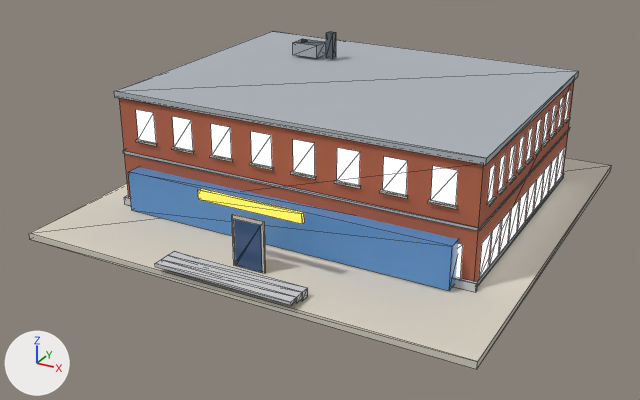
Renders of the glTF model public/models/x2/12.glb from each side of a commit.
Before and after are seen from a camera (50 mm lens) standing at (1.69, -3.32, 1.64) and looking at (-0.04, -0.17, 0.07). Lighting does not change. The marker at lower left points along +X, +Y and +Z. The first picture is the older version. Mesh edges are drawn as thin lines. Vertices at exactly the same position are counted once.

The scene before the commit, as lines of its bpy script (objects in view):
```python
me_b12_x2 = bpy.data.meshes.new('b12_x2')
me_b12_x2.from_pydata(...)  # 668 vertices, 483 faces; spans x -0.98..0.98, y -1.0..0.98, z 0.0..0.69
me_b12_x2.materials.append(mat_paving)
me_b12_x2.materials.append(mat_wall_brick)
me_b12_x2.materials.append(mat_roof_flat)
me_b12_x2.materials.append(mat_slab)
me_b12_x2.materials.append(mat_glow_window_shop)
me_b12_x2.materials.append(mat_white)
me_b12_x2.materials.append(mat_concrete)
me_b12_x2.materials.append(mat_glass_blue)
me_b12_x2.materials.append(mat_glass_dark)
me_b12_x2.materials.append(mat_glow_sign)
me_b12_x2.materials.append(mat_metal)
me_b12_x2.materials.append(mat_metal_dark)
me_b12_x2.materials.append(mat_trunk)
me_b12_x2.materials.append(mat_tree_green)
ob_b12_x2 = bpy.data.objects.new('b12_x2', me_b12_x2)
ob_b12_x2.location = (0.0, 0.0, 0.0)
```
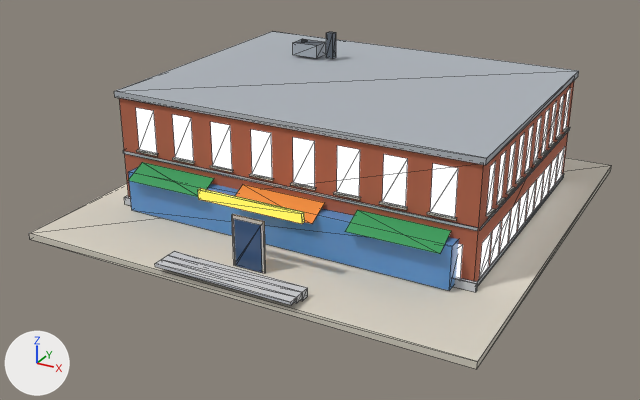
Where the change shows, as pixel boxes (x1, y1, x2, y2) in the pictures (640 x 400 px; the box of a moved part takes in the faces that stretch with it):
part 1 of me_b12_x2, moved or reshaped: before (136, 89, 571, 207); after (128, 88, 571, 254)

The change, as a diff of the scene's bpy script:
```diff
--- a/public/models/x2/12.glb.py
+++ b/public/models/x2/12.glb.py
@@ mat_sign_orange @@
+mat_sign_orange = bpy.data.materials.new('sign_orange')
+# nodes: BsdfPrincipled, Mix, OutputMaterial, VertexColor
+# colours: orange #ee8a2c, mixed with the vertex colours
@@ mat_sign_green @@
+mat_sign_green = bpy.data.materials.new('sign_green')
+# nodes: BsdfPrincipled, Mix, OutputMaterial, VertexColor
+# colours: green #2c9a55, mixed with the vertex colours
@@ me_b12_x2 @@
 # used by ob_b12_x2; location = (0.0, 0.0, 0.0)
-me_b12_x2.from_pydata(...)  # 668 vertices, 483 faces; spans x -0.98..0.98, y -1.0..0.98, z 0.0..0.69
+me_b12_x2.from_pydata(...)  # 680 vertices, 489 faces; spans x -0.98..0.98, y -1.0..0.98, z 0.0..0.69
+# me_b12_x2 part 1: 360 vertices moved from x -0.82..0.82, y -0.56..0.72, z 0.34..0.49 to x -0.82..0.82, y -0.56..0.72, z 0.3..0.49; 12 vertices added at x -0.71..0.71, y -0.65..-0.55, z 0.2..0.25
 me_b12_x2.materials.append(mat_paving)
@@ me_b12_x2 @@
 me_b12_x2.materials.append(mat_tree_green)
+me_b12_x2.materials.append(mat_sign_green)
+me_b12_x2.materials.append(mat_sign_orange)
```
